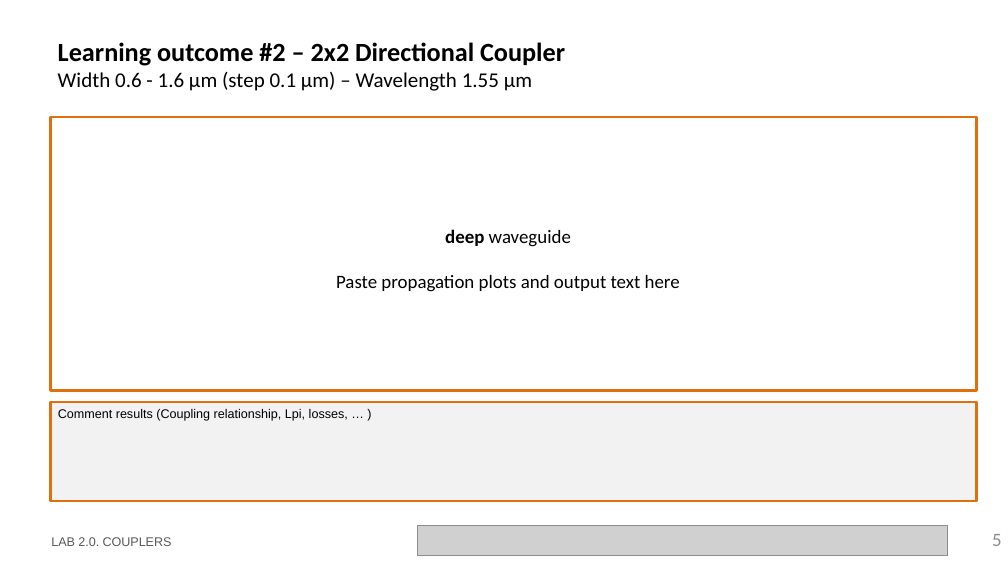
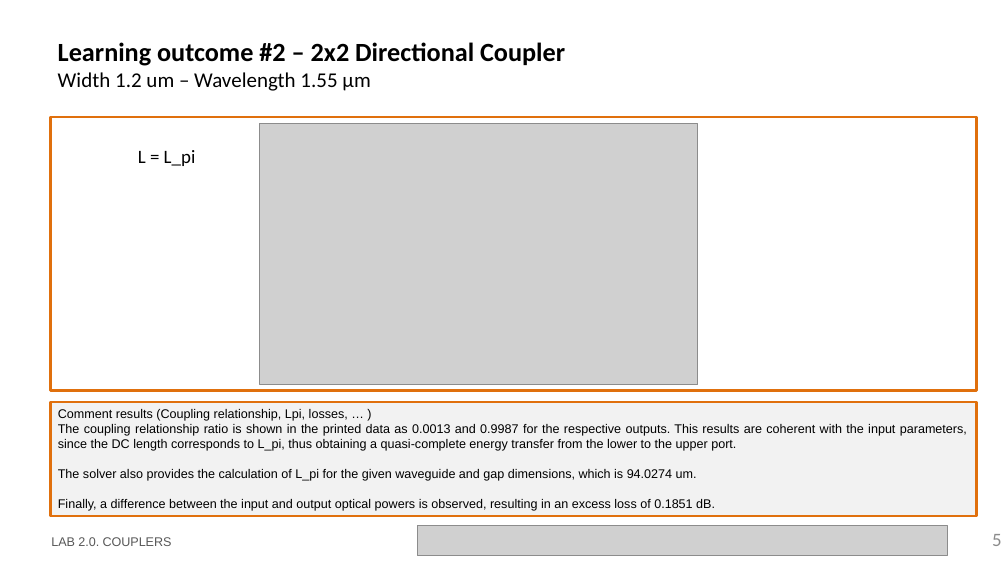
Before and after one commit to DavidGarcia1209/pic-upv-lab2, a slide deck: slide 5 of LabBook_20.pptx. Drawn at 1008x567 pixels with LibreOffice and Linux fonts; fonts in the diff are those of the drawing; grey boxes stand for pictures; background and template pictures are left out. Boxes give left, top, right and bottom in pixels: in the first picture for what was removed or moved away, otherwise in the second. Text is boxed around its words. In the diff, an @@ line names an element or a change of style, - is before the commit and + after.

Commit message:
Cambios Coupler 09/03/2026

```diff
--- a/LabBook_20.pptx
+++ b/LabBook_20.pptx
@@ title at (58,42,565,91): text changed; size 20 to 25 pt; bold on @@
-Learning outcome #2 – 2x2 Directional Coupler
-Width 0.6 - 1.6 µm (step 0.1 µm) – Wavelength 1.55 µm
+Learning outcome #2 – 2x2 Directional Coupler
+Width 1.2 um – Wavelength 1.55 µm
@@ picture added at (260,123,698,385) @@
@@ text added at (138,150,196,166), 18 pt, text #000000 @@
+L = L_pi
@@ rectangle "Comment results (Coupling relationship, Lpi, ...": place and size @@
-rectangle "Comment results (Coupling relationship, Lpi, ..." at (51,402,977,501)
+rectangle "Comment results (Coupling relationship, Lpi, ..." at (51,402,977,516)
@@ text in rectangle at (58,424,967,511): paragraphs added @@
+The coupling relationship ratio is shown in the printed data as 0.0013 and 0.9987 for the respective outputs. This results are coherent with the input parameters, since the DC length corresponds to L_pi, thus obtaining a quasi-complete energy transfer from the lower to the upper port.
+The solver also provides the calculation of L_pi for the given waveguide and gap dimensions, which is 94.0274 um.
+Finally, a difference between the input and output optical powers is observed, resulting in an excess loss of 0.1851 dB.
```
Also in this commit, not shown: 1 other slide changed, 3 slides added, 1 other file.
